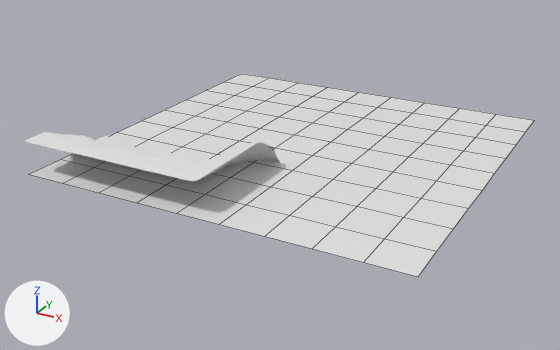
One commit to the OBJ model resources/beach2.obj: the scene before it, then after it.
Before and after are seen from a camera (50 mm lens) standing at (226.0, -297.0, 153.0) and looking at (43.0, 36.0, -14.0). Lighting does not change. The marker at lower left points along +X, +Y and +Z. Mesh edges are drawn as thin lines on the coarser meshes. Where no turn or scale is listed for an object, it has been applied to the vertices.

The first picture shows 'Grid_Grid.001', 'cliff_Grid'.
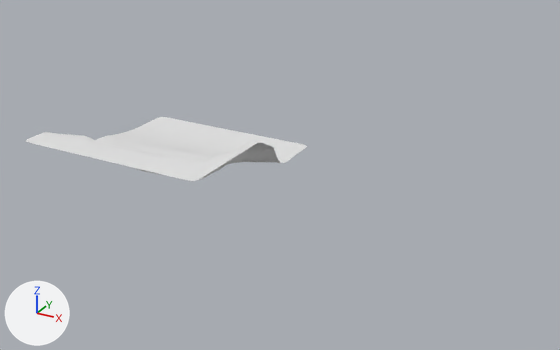
The newer file is also turned or shifted as a whole; pictures and numbers use the older file's frame.

Changed parts and their boxes (x1, y1, x2, y2) in the pictures (560 x 350 px):
'Grid_Grid.001', deleted
    before: (29, 74, 534, 277)

Patch to the scene script:
```diff
--- a/resources/beach2.obj.py
+++ b/resources/beach2.obj.py
@@ ob_grid_grid_001 @@
-ob_grid_grid_001 = bpy.data.objects.new('Grid_Grid.001', me_grid_grid_001)
-ob_grid_grid_001.location = (0.0, 0.0, 0.0)
```
